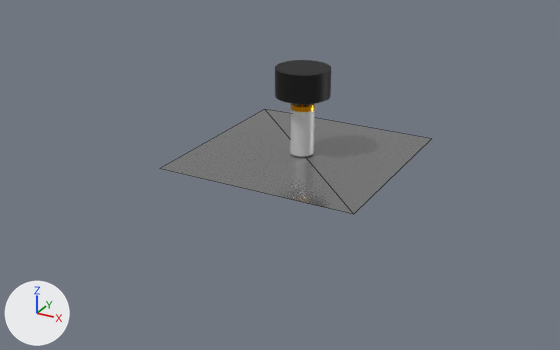
A saved change to the OBJ model models/lamp.obj.
Both versions are drawn from a 50 mm lens placed at (28.0, -54.9, 24.9), pointed at (-0.6, -2.8, -1.1). The axes (+X, +Y, +Z) are drawn at lower left. The lights are the same throughout. Mesh edges are drawn as thin lines on the coarser meshes. Where no turn or scale is listed for an object, it has been applied to the vertices. Vertices at the same position are counted once.
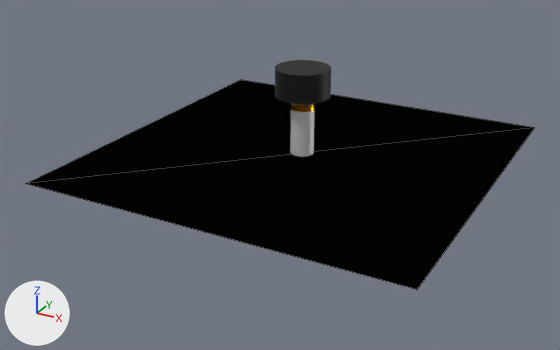
What the commit changed:
me_plane has 4 vertices, 2 faces and spans x -8.6..8.6, y -8.6..8.6, z 0.0.
me_plane is used by ob_plane; location (0.0, 0.0, 0.0).
Part 1, on me_plane:
Vertex 0 of me_plane moves from (8.6, 8.6, 0.0) at pixel (431, 138) to (16.0, -16.0, 0.0) at pixel (417, 289).
Vertex 1 of me_plane moves from (-8.6, 8.6, 0.0) at pixel (264, 109) to (16.0, 16.0, 0.0) at pixel (534, 127).
Vertex 2 of me_plane moves from (8.6, -8.6, 0.0) at pixel (353, 214) to (-16.0, -16.0, 0.0) at pixel (25, 183).
Vertex 3 of me_plane moves from (-8.6, -8.6, 0.0) at pixel (159, 168) to (-16.0, 16.0, 0.0) at pixel (240, 79).

Location of each change, (x1, y1, x2, y2) in pixels of the pictures (560 x 350 px):
'Plane', reshaped (87% wider, 99% taller): before (160, 109, 431, 214); after (26, 80, 534, 290)
